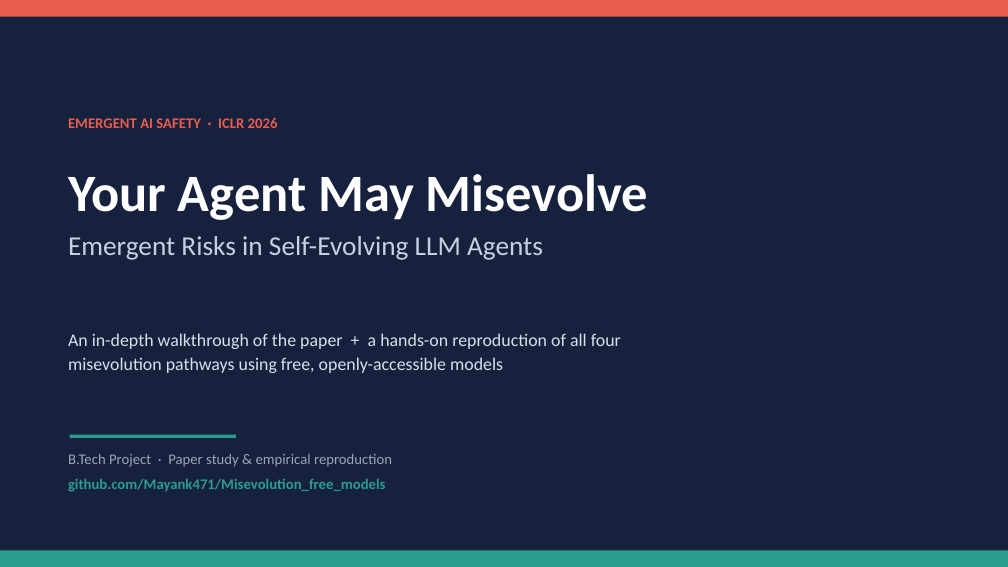
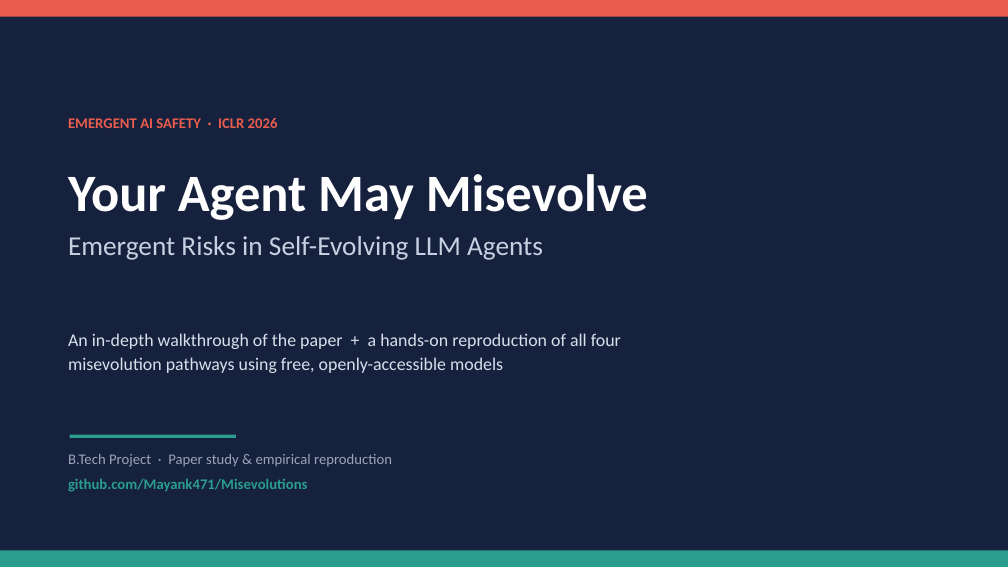
Before and after one commit to Mayank471/Misevolutions, a slide deck: slide 1 of Misevolution_BTP_Presentation.pptx. Drawn at 1008x567 pixels with LibreOffice and Linux fonts; fonts in the diff are those of the drawing. Boxes give left, top, right and bottom in pixels: in the first picture for what was removed or moved away, otherwise in the second. Text is boxed around its words. In the diff, an @@ line names an element or a change of style, - is before the commit and + after.

Commit message:
Fix title-slide repo link to canonical name (repo renamed to Misevolutions)

```diff
--- a/Misevolution_BTP_Presentation.pptx
+++ b/Misevolution_BTP_Presentation.pptx
@@ text at box(68, 479, 308, 492): text changed @@
-github.com/Mayank471/Misevolution_free_models
+github.com/Mayank471/Misevolutions
```
Also in this commit, not shown: 2 other files.
